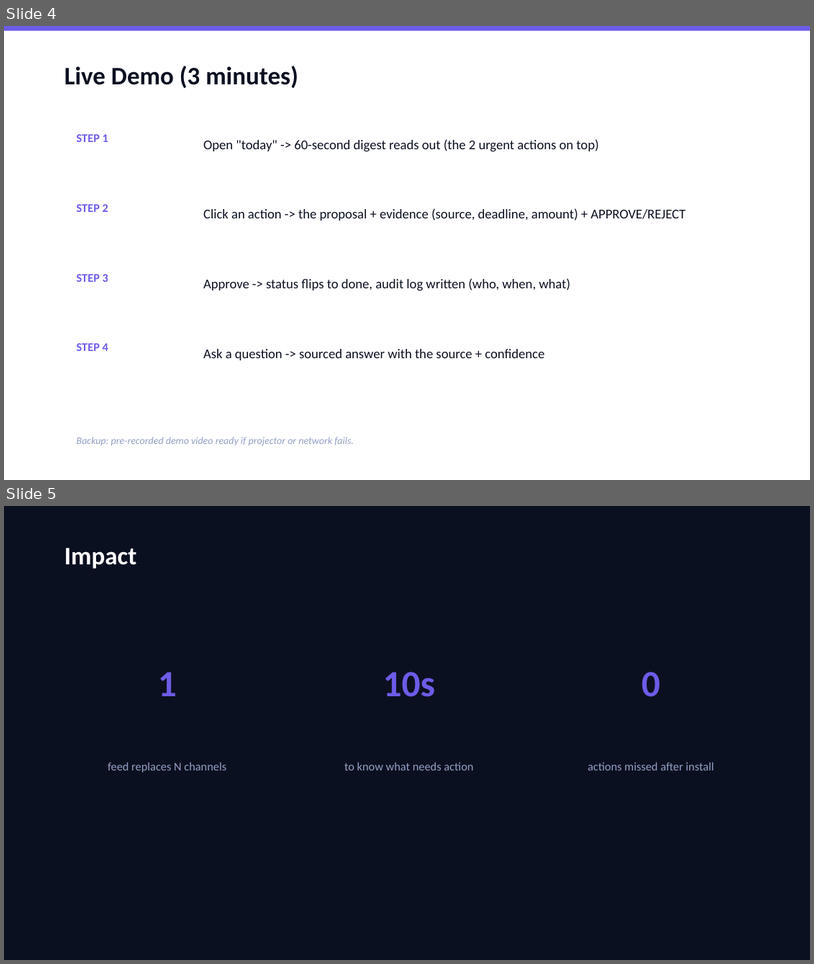
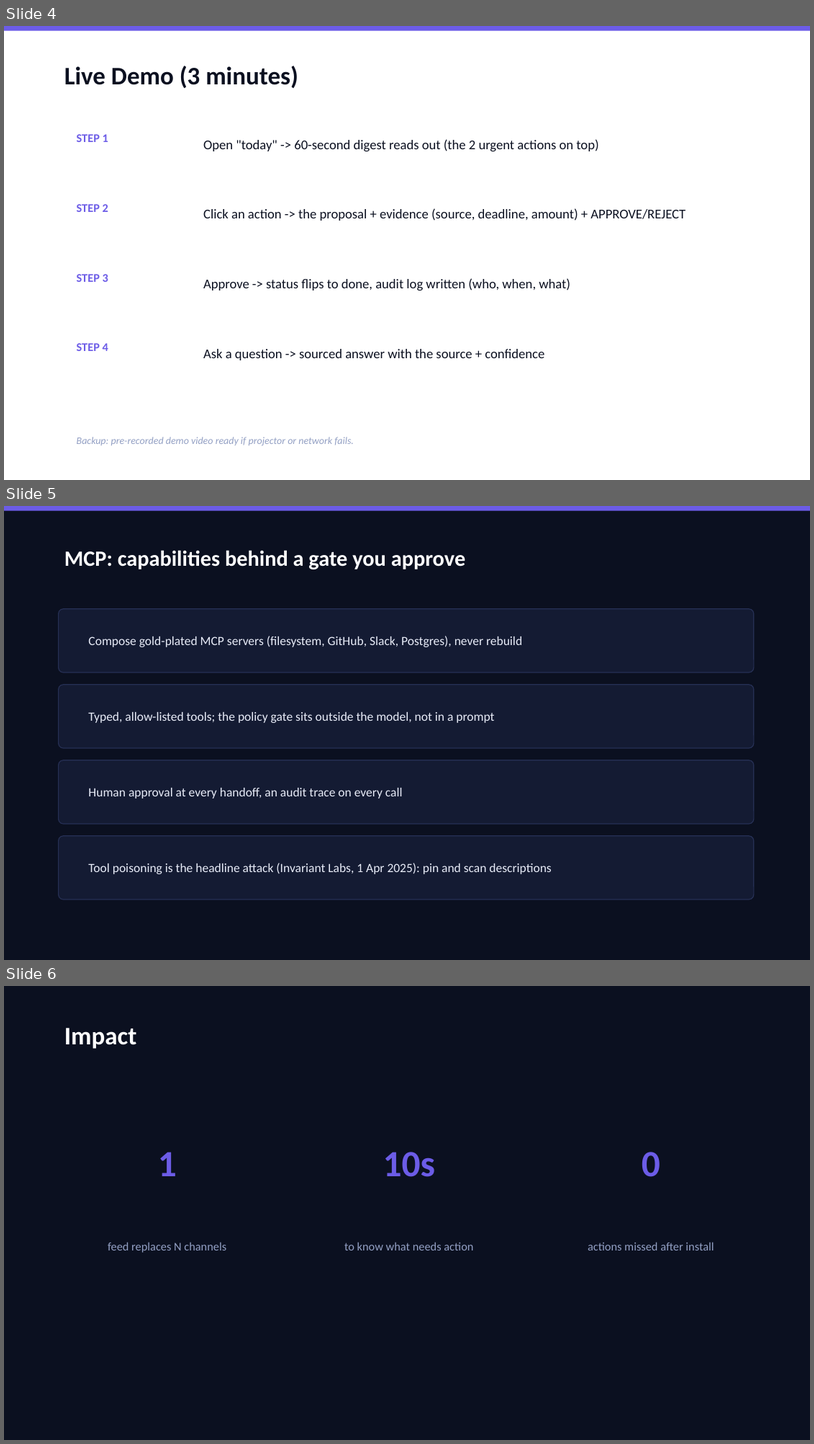
Before and after one commit to harshgounder/craft-n-code, a slide deck: scaffold/deck/deck-agentic.pptx. Shown one above the other, each under a label of ours: slides 4 and 5 before the commit, slides 4, 5 and 6 after it. The pictures are 814x964 and 814x1444 pixels, drawn with LibreOffice and Linux fonts; fonts in the diff are those of the drawing. Boxes give left, top, right and bottom in pixels: in the first picture for what was removed or moved away, otherwise in the second. Text is boxed around its words. In the diff, an @@ line names an element or a change of style, - is before the commit and + after.

```diff
--- a/scaffold/deck/deck-agentic.pptx
+++ b/scaffold/deck/deck-agentic.pptx
@@ slide 5 added at (x1=4, y1=506, x2=810, y2=960), background #0B1020 @@
@@ rectangle added at (x1=4, y1=506, x2=810, y2=511), fill #6C5CE7 @@
@@ text added at (x1=64, y1=550, x2=466, y2=569), 26 pt, text #FFFFFF, bold @@
+MCP: capabilities behind a gate you approve
@@ rounded rectangle added at (x1=59, y1=609, x2=754, y2=672), fill #141B33, outline #263055 1 pt @@
@@ text added at (x1=88, y1=636, x2=522, y2=647), 15 pt, text #E8ECF8 @@
+Compose gold-plated MCP servers (filesystem, GitHub, Slack, Postgres), never rebuild
@@ rounded rectangle added at (x1=59, y1=685, x2=754, y2=748), fill #141B33, outline #263055 1 pt @@
@@ text added at (x1=88, y1=712, x2=494, y2=723), 15 pt, text #E8ECF8 @@
+Typed, allow-listed tools; the policy gate sits outside the model, not in a prompt
@@ rounded rectangle added at (x1=59, y1=760, x2=754, y2=824), fill #141B33, outline #263055 1 pt @@
@@ text added at (x1=88, y1=788, x2=403, y2=798), 15 pt, text #E8ECF8 @@
+Human approval at every handoff, an audit trace on every call
@@ rounded rectangle added at (x1=59, y1=836, x2=754, y2=899), fill #141B33, outline #263055 1 pt @@
@@ text added at (x1=88, y1=862, x2=551, y2=874), 15 pt, text #E8ECF8 @@
+Tool poisoning is the headline attack (Invariant Labs, 1 Apr 2025): pin and scan descriptions
@@ what was slide 5 is now slide 6 @@
```
Also in this commit, not shown: 2 slides changed, 4 other files.
